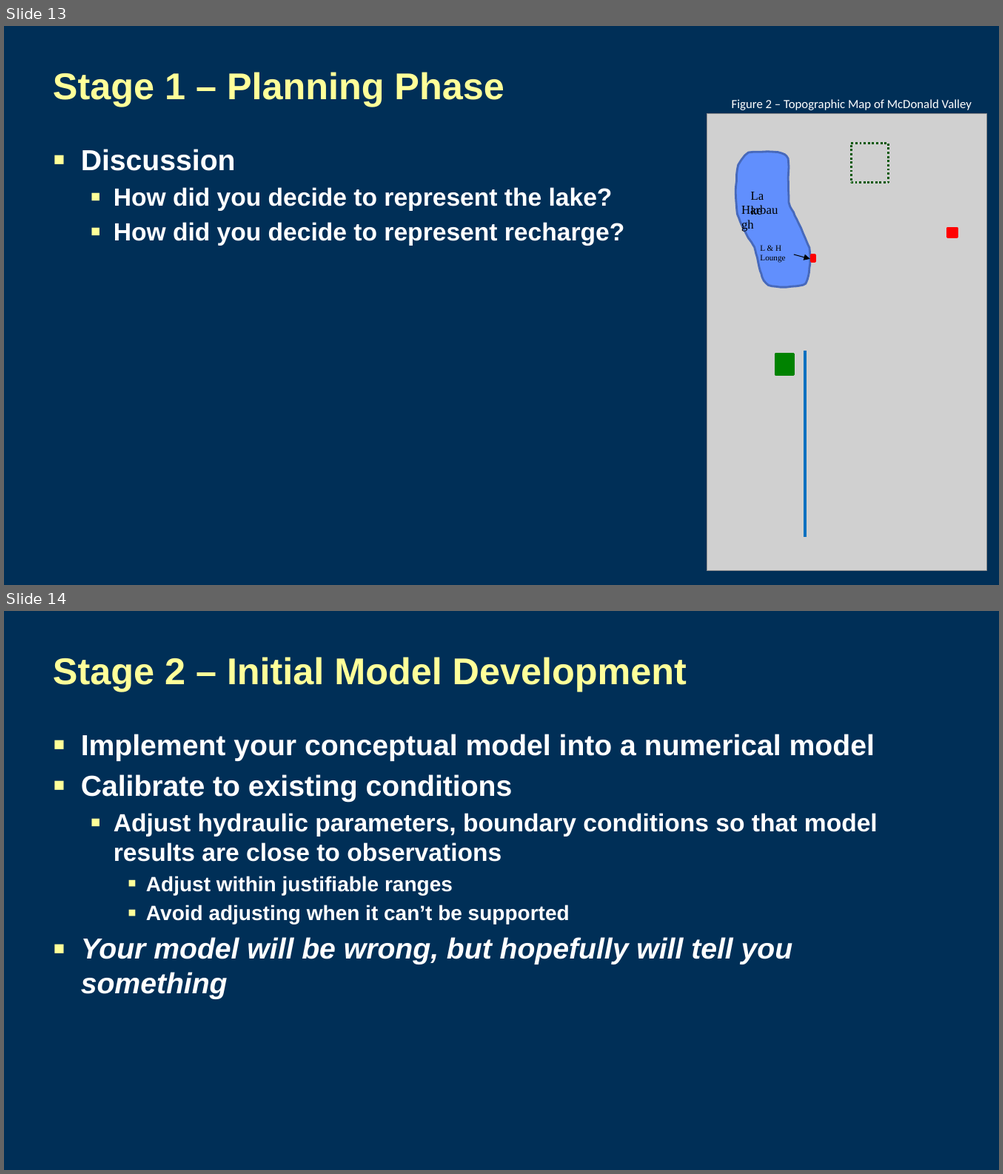
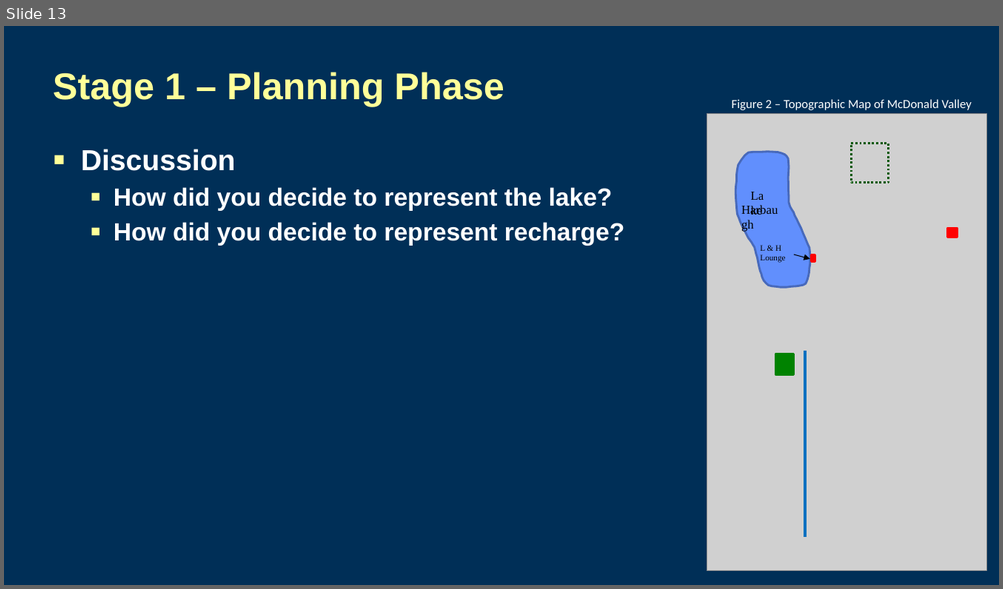
Before and after one commit to jdhughes-usgs/modflow-sandiego-2023, a slide deck: Lectures/Day3_4lecture_McDonaldValley_Stage1.pptx. Shown one above the other, each under a label of ours: slides 13 and 14 before the commit, slide 13 after it. The pictures are 1003x1174 and 1003x589 pixels, drawn with LibreOffice and Linux fonts; fonts in the diff are those of the drawing; grey boxes stand for pictures; background and template pictures are left out. Boxes give left, top, right and bottom in pixels: in the first picture for what was removed or moved away, otherwise in the second. Text is boxed around its words. In the diff, an @@ line names an element or a change of style, - is before the commit and + after.

Commit message:
Update mv presentation

```diff
--- a/Lectures/Day3_4lecture_McDonaldValley_Stage1.pptx
+++ b/Lectures/Day3_4lecture_McDonaldValley_Stage1.pptx
@@ slide 14 removed at [4,611,999,1170], background #002F57 @@
@@ title removed at [53,657,686,692] @@
-Stage 2 – Initial Model Development
@@ text removed at [81,734,877,999] @@
-▪ Implement your conceptual model into a numerical model
-▪ Calibrate to existing conditions
-  ▪ Adjust hydraulic parameters, boundary conditions so that model results are close to observations
-    ▪ Adjust within justifiable ranges
-    ▪ Avoid adjusting when it can’t be supported
-▪ Your model will be wrong, but hopefully will tell you something
```
Also in this commit, not shown: 2 other slides removed, 1 other file.
